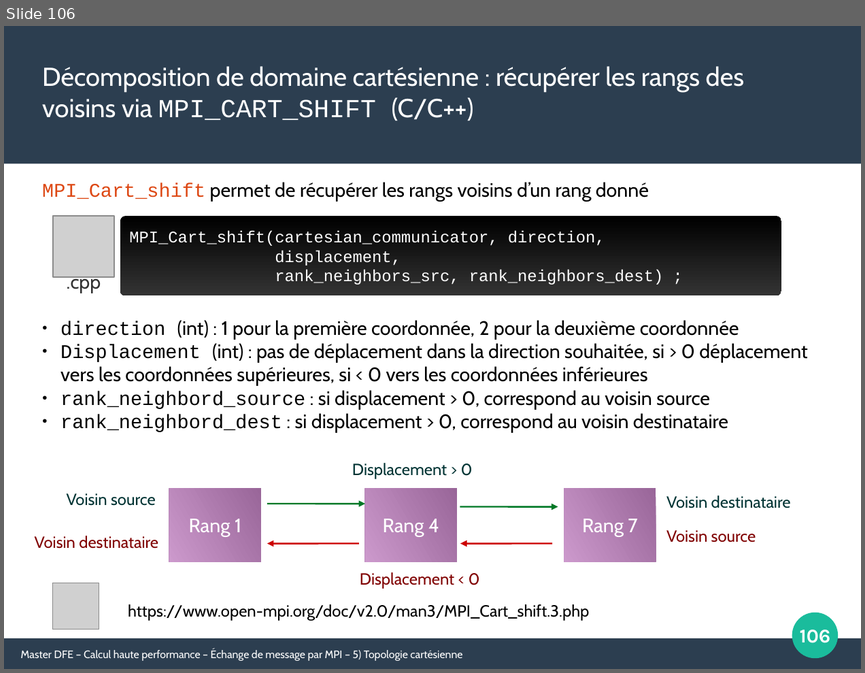
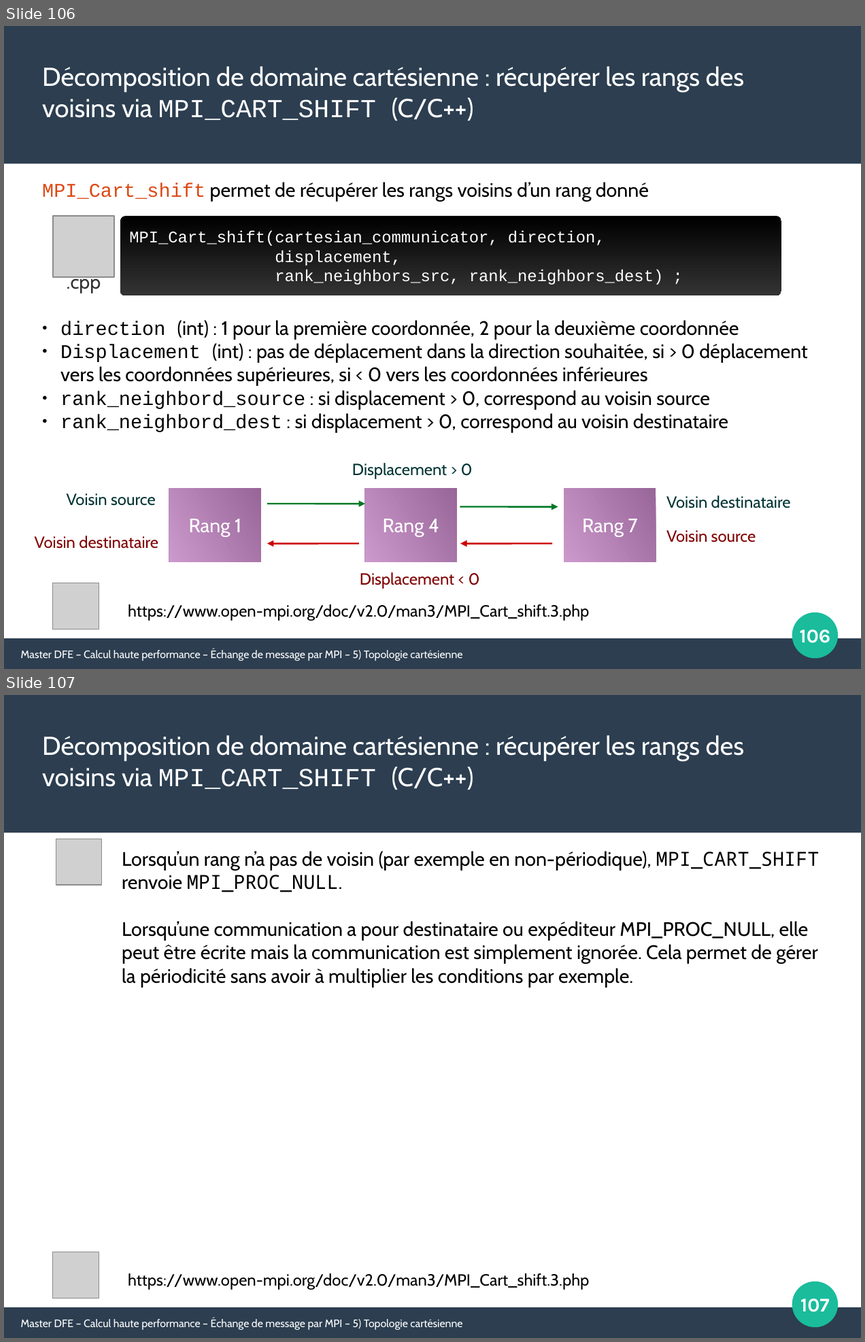
Before and after one commit to Maison-de-la-Simulation/HPC-DFE-Paris-Saclay, a slide deck: support/MPI.odp. Shown one above the other, each under a label of ours: slide 106 before the commit, slides 106 and 107 after it. The pictures are 865x673 and 865x1342 pixels, drawn with LibreOffice and Linux fonts; fonts in the diff are those of the drawing; grey boxes stand for pictures. Boxes give left, top, right and bottom in pixels: in the first picture for what was removed or moved away, otherwise in the second. Text is boxed around its words. In the diff, an @@ line names an element or a change of style, - is before the commit and + after.

```diff
--- a/support/MPI.odp
+++ b/support/MPI.odp
@@ slide 107 added at <box>4,695,861,1338</box>, background #FFFFFF; not listed: 3 template elements that a slide beside it also shows @@
@@ text added at <box>42,735,744,790</box>, 24 pt, text #FFFFFF @@
+Décomposition de domaine cartésienne : récupérer les rangs des voisins via MPI_CART_SHIFT (C/C++)
@@ picture added at <box>56,839,102,885</box> @@
@@ text added at <box>122,851,819,987</box>, 18 pt, text #000000 @@
+Lorsqu’un rang n’a pas de voisin (par exemple en non-périodique), MPI_CART_SHIFT renvoie MPI_PROC_NULL.
+Lorsqu’une communication a pour destinataire ou expéditeur MPI_PROC_NULL, elle peut être écrite mais la communication est simplement ignorée. Cela permet de gérer la périodicité sans avoir à multiplier les conditions par exemple.
@@ picture added at <box>53,1252,99,1297</box> @@
@@ text added at <box>128,1273,589,1289</box>, 15 pt, text #000000 @@
+https://www.open-mpi.org/doc/v2.0/man3/MPI_Cart_shift.3.php
@@ page number added at <box>800,1298,829,1312</box>, 18 pt, text #FFFFFF, bold @@
+107
@@ text added at <box>21,1317,462,1329</box>, 10 pt, text #FFFFFF @@
+Master DFE – Calcul haute performance – Échange de message par MPI – 5) Topologie cartésienne
```
Also in this commit, not shown: 1 slide changed, 1 other file.
